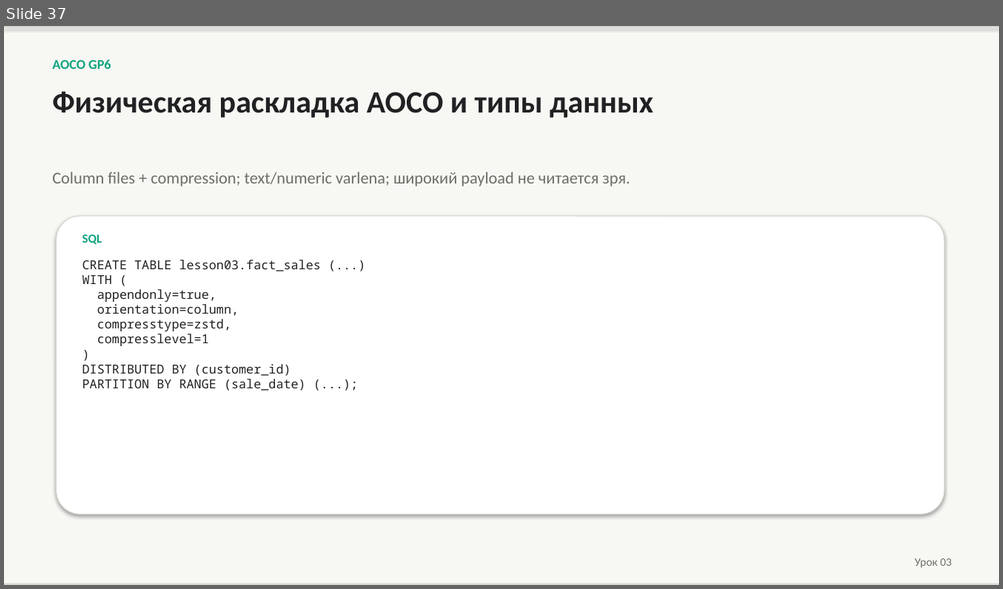
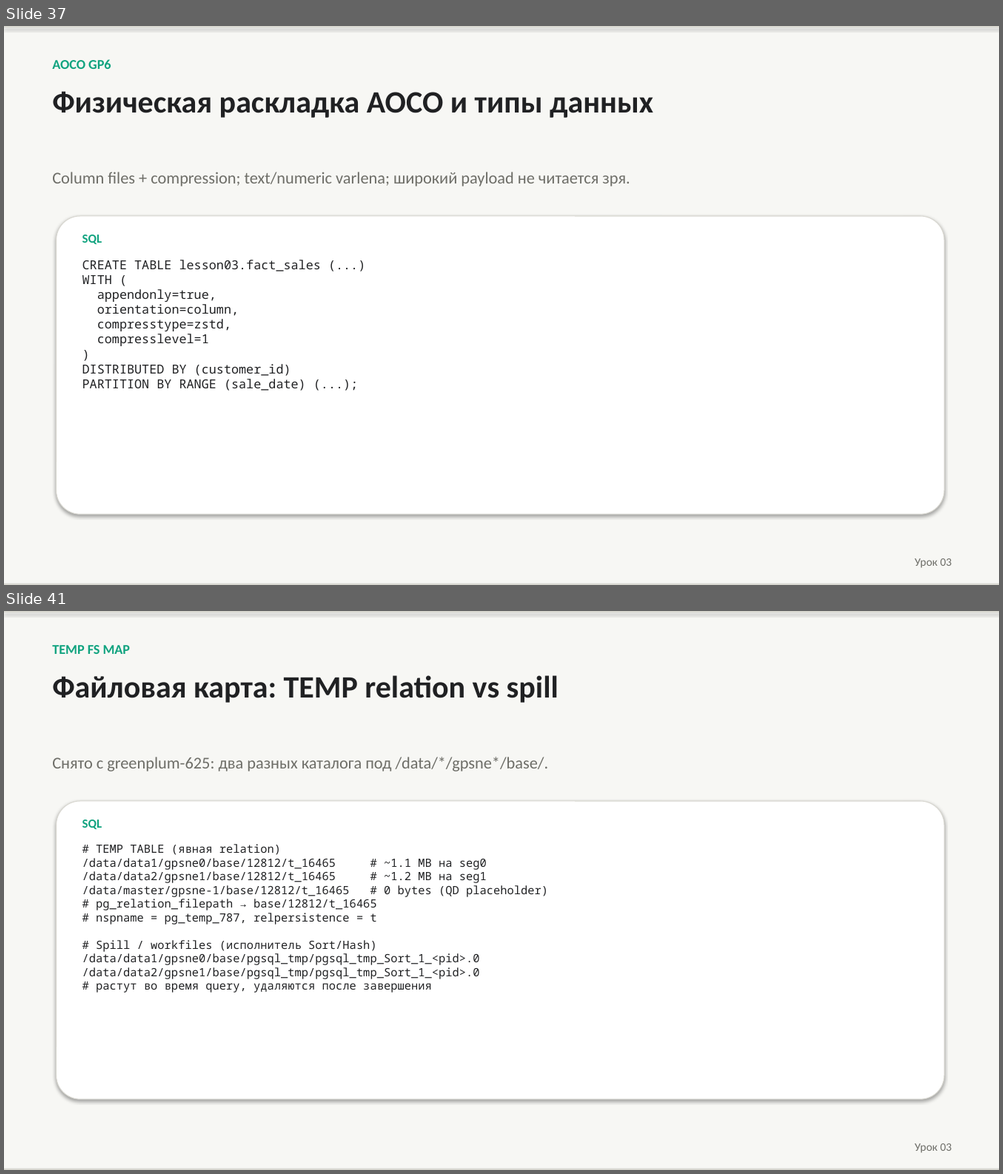
Before and after one commit to PaulKov/de-mentor, a slide deck: artifacts/greenplum-query-tuning-theory.pptx. Shown one above the other, each under a label of ours: slide 37 before the commit, slides 37 and 41 after it; the slides between them are not shown. The pictures are 1003x589 and 1003x1174 pixels, drawn with LibreOffice and Linux fonts; fonts in the diff are those of the drawing. Boxes give left, top, right and bottom in pixels: in the first picture for what was removed or moved away, otherwise in the second. Text is boxed around its words. In the diff, an @@ line names an element or a change of style, - is before the commit and + after.

```diff
--- a/artifacts/greenplum-query-tuning-theory.pptx
+++ b/artifacts/greenplum-query-tuning-theory.pptx
@@ slide 41 added at (4, 611, 999, 1170), background #FFFFFF @@
@@ rectangle added at (4, 611, 999, 1170), fill #F7F7F4 @@
@@ rectangle added at (4, 611, 999, 612), fill #D8D7D0 @@
@@ text added at (52, 645, 131, 654), 13 pt, text #10A37F, bold @@
+TEMP FS MAP
@@ text added at (52, 675, 558, 703), 30 pt, text #202123, bold @@
+Файловая карта: TEMP relation vs spill
@@ text added at (52, 757, 549, 772), 16 pt, text #6E6E68 @@
+Снято с greenplum-625: два разных каталога под /data/*/gpsne*/base/.
@@ rounded rectangle added at (57, 801, 944, 1099), fill #FFFFFF, outline #D8D7D0 0.75 pt @@
@@ text added at (82, 820, 102, 829), 12 pt, text #10A37F, bold @@
+SQL
@@ text added at (82, 844, 548, 993), 11 pt, text #202123 @@
+# TEMP TABLE (явная relation)
+/data/data1/gpsne0/base/12812/t_16465 # ~1.1 MB на seg0
+/data/data2/gpsne1/base/12812/t_16465 # ~1.2 MB на seg1
+/data/master/gpsne-1/base/12812/t_16465 # 0 bytes (QD placeholder)
+# pg_relation_filepath → base/12812/t_16465
+# nspname = pg_temp_787, relpersistence = t
+# Spill / workfiles (исполнитель Sort/Hash)
+/data/data1/gpsne0/base/pgsql_tmp/pgsql_tmp_Sort_1_<pid>.0
+/data/data2/gpsne1/base/pgsql_tmp/pgsql_tmp_Sort_1_<pid>.0
+# растут во время query, удаляются после завершения
@@ text added at (914, 1144, 952, 1153), 11 pt, text #6E6E68 @@
+Урок 03
@@ rectangle added at (4, 1169, 999, 1170), fill #D8D7D0 @@
```
Also in this commit, not shown: 2 slides changed, 10 other slides added, 2 slides removed, 33 other files.
